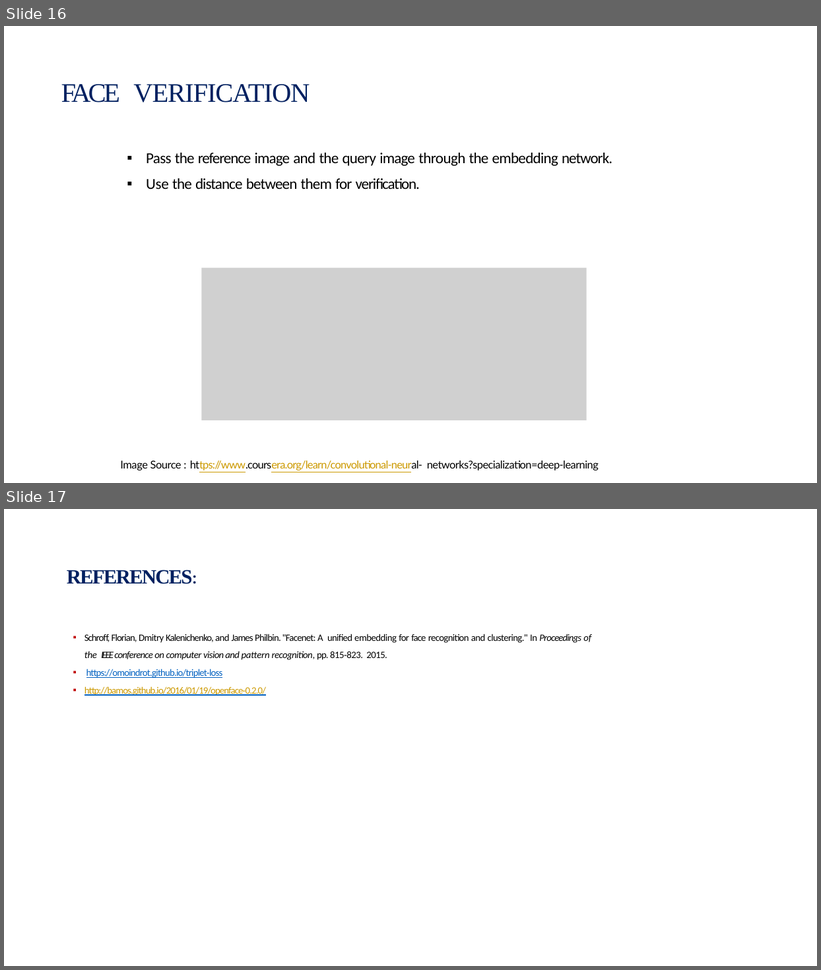
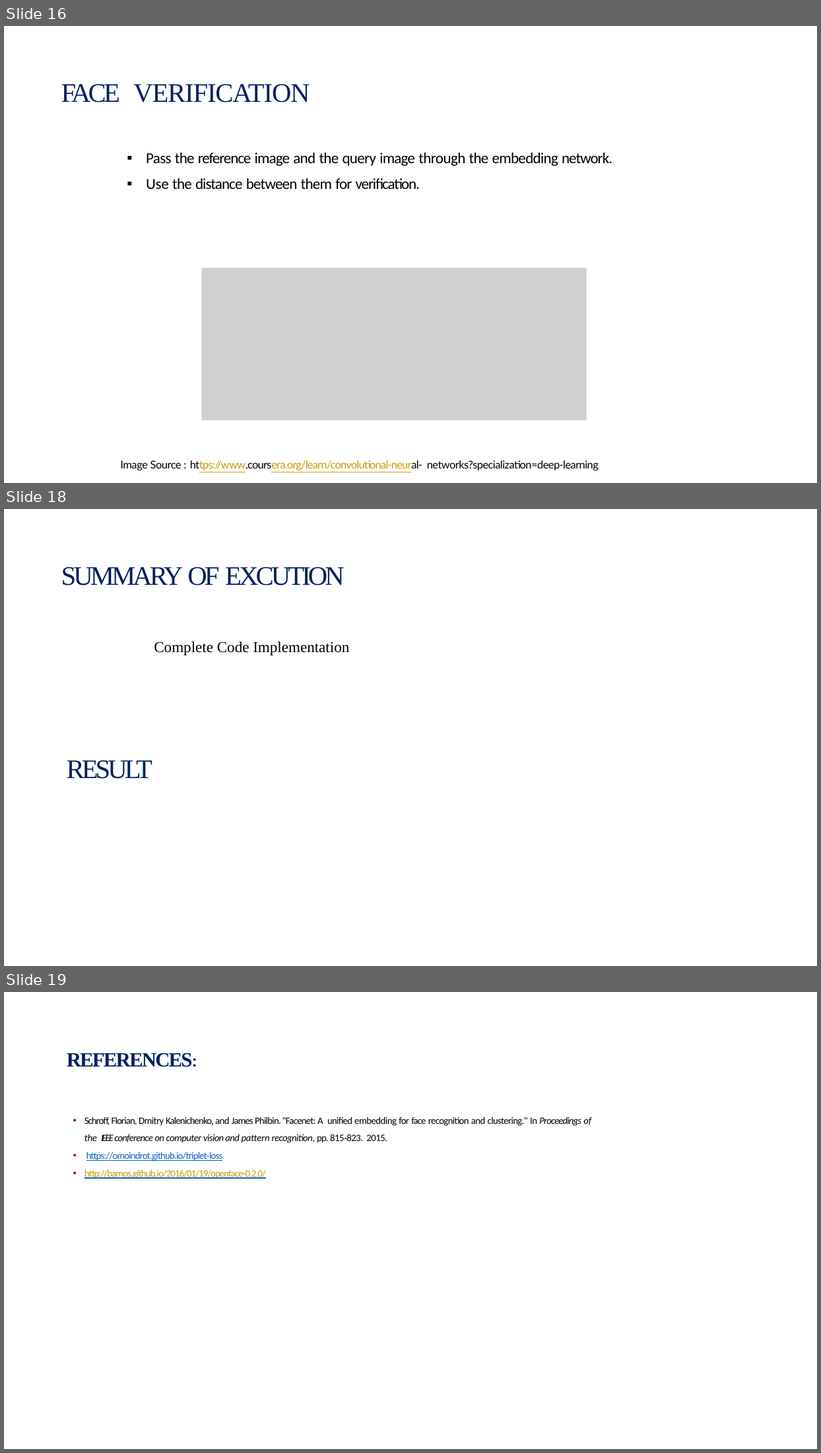
Before and after one commit to raiamit640/Intellengent-Face-Recognization, a slide deck: FacenetF.pptx. Shown one above the other, each under a label of ours: slides 16 and 17 before the commit, slides 16, 18 and 19 after it; the slides between them are not shown. The pictures are 821x970 and 821x1453 pixels, drawn with LibreOffice and Linux fonts; fonts in the diff are those of the drawing; grey boxes stand for pictures; background and template pictures are left out. Boxes give left, top, right and bottom in pixels: in the first picture for what was removed or moved away, otherwise in the second. Text is boxed around its words. In the diff, an @@ line names an element or a change of style, - is before the commit and + after.

```diff
--- a/FacenetF.pptx
+++ b/FacenetF.pptx
@@ slide 18 added at box(4, 509, 817, 966), background #FFFFFF; not listed: 1 template element that a slide beside it also shows @@
@@ title added at box(61, 567, 345, 586), 31.8 pt, text #002060 @@
+SUMMARY OF EXCUTION
@@ text added at box(154, 642, 349, 656), 18 pt, text #000000 @@
+Complete Code Implementation
@@ text added at box(67, 760, 152, 779), 31.8 pt, text #002060 @@
+RESULT
@@ what was slide 17 is now slide 19 @@
```
Also in this commit, not shown: 5 slides changed, 1 other slide added, 6 slides removed.
